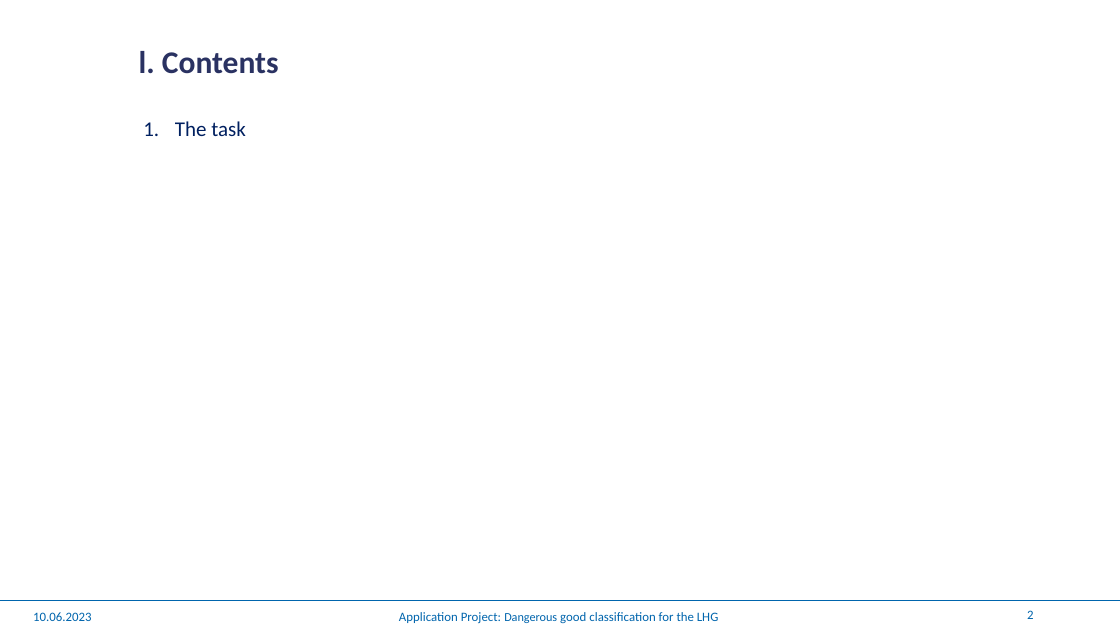
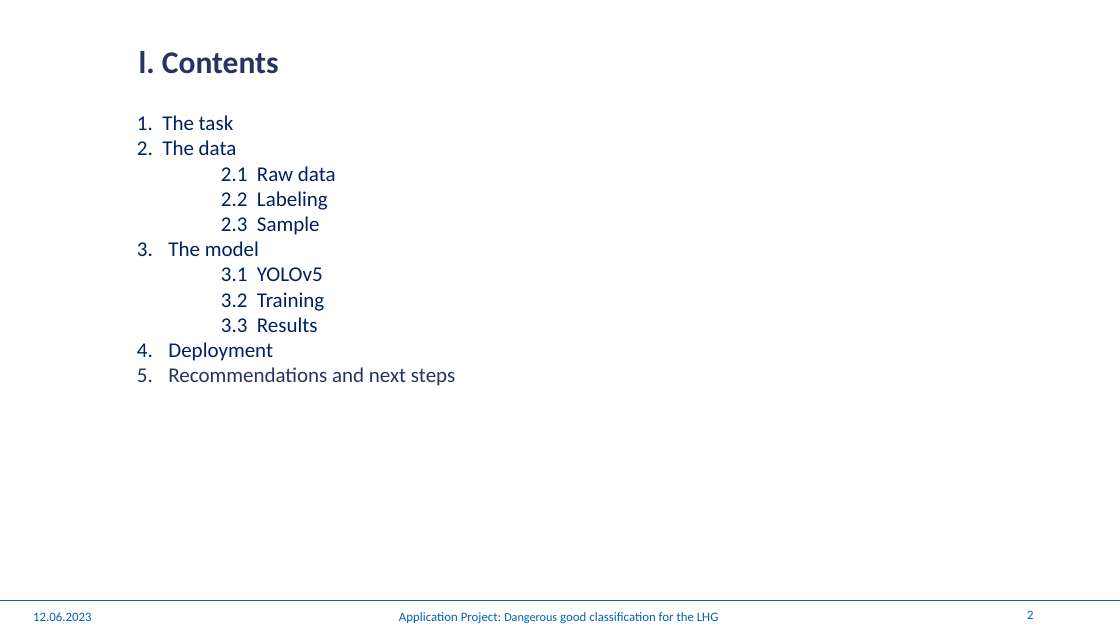
Before and after one commit to winterForestStump/application_project, a slide deck: slide 2 of Application Project.pptx. Drawn at 1120x630 pixels with LibreOffice and Linux fonts; fonts in the diff are those of the drawing; background and template pictures are left out. Boxes give left, top, right and bottom in pixels: in the first picture for what was removed or moved away, otherwise in the second. Text is boxed around its words. In the diff, an @@ line names an element or a change of style, - is before the commit and + after.

```diff
--- a/Application Project.pptx
+++ b/Application Project.pptx
@@ text added at (137, 115, 455, 386), 18 pt, text #002060 @@
+1. The task
+2. The data
+2.1 Raw data
+2.2 Labeling
+2.3 Sample
+3. The model
+    3.1 YOLOv5
+    3.2 Training
+    3.3 Results
+4. Deployment
+5. Recommendations and next steps
@@ text removed at (175, 121, 246, 136) @@
-1. The task
@@ text at (33, 612, 92, 621): text changed @@
-10.06.2023
+12.06.2023
```
Also in this commit, not shown: 13 other slides changed, 2 slides added.
